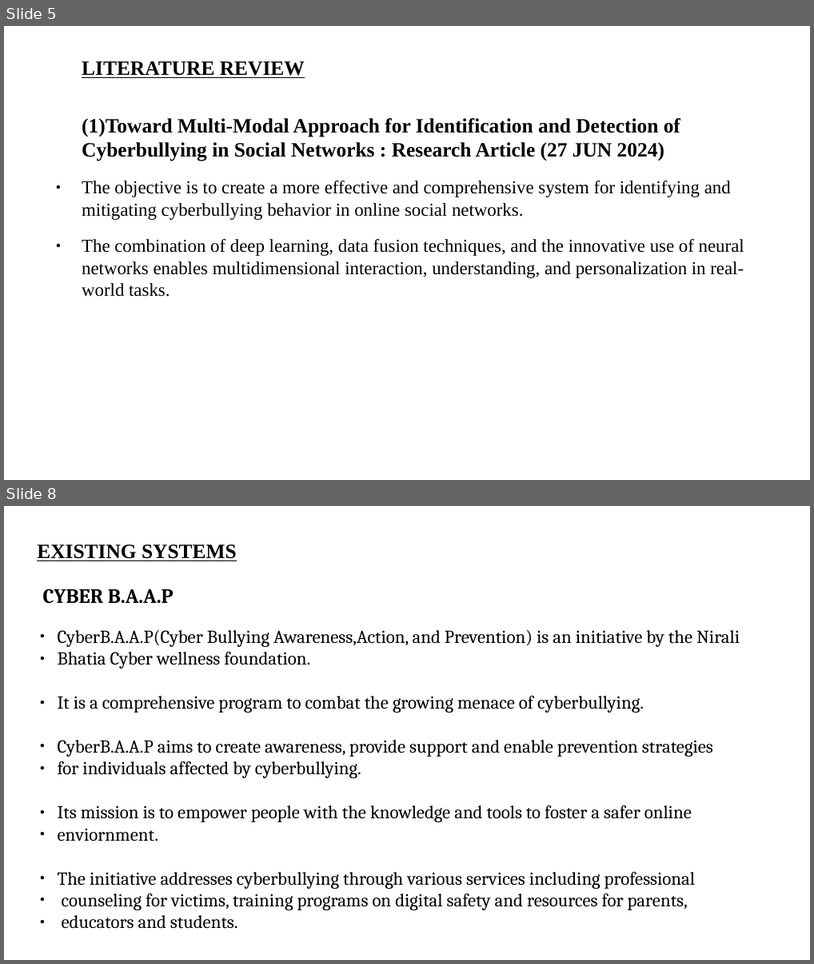
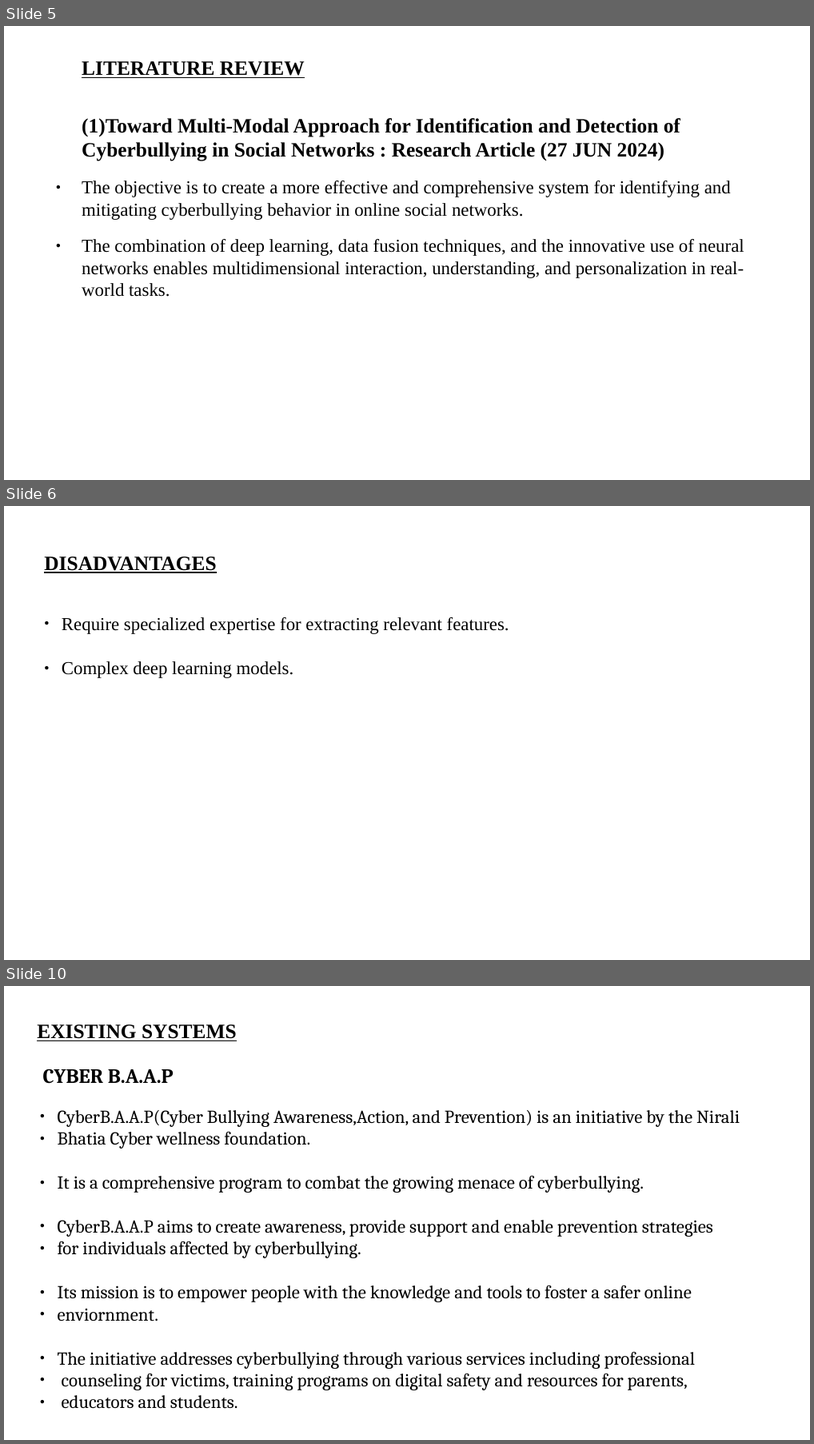
Before and after one commit to ihsanul1234/mini_project_ppt, a slide deck: 14.odp. Shown one above the other, each under a label of ours: slides 5 and 8 before the commit, slides 5, 6 and 10 after it; the slides between them are not shown. The pictures are 814x964 and 814x1444 pixels, drawn with LibreOffice and Linux fonts; fonts in the diff are those of the drawing. Boxes give left, top, right and bottom in pixels: in the first picture for what was removed or moved away, otherwise in the second. Text is boxed around its words. In the diff, an @@ line names an element or a change of style, - is before the commit and + after.

Commit message:
new

```diff
--- a/14.odp
+++ b/14.odp
@@ slide 6 added at (4,506,810,960), background #FFFFFF @@
@@ title added at (44,556,216,573), 20 pt, text #000000, bold, underline @@
+DISADVANTAGES
@@ subtitle added at (62,617,510,678), 18 pt, text #000000 @@
+● Require specialized expertise for extracting relevant features.
+● Complex deep learning models.
@@ what was slide 8 is now slide 10 @@
```
Also in this commit, not shown: 1 slide changed, 2 other slides added, 1 slide removed.
